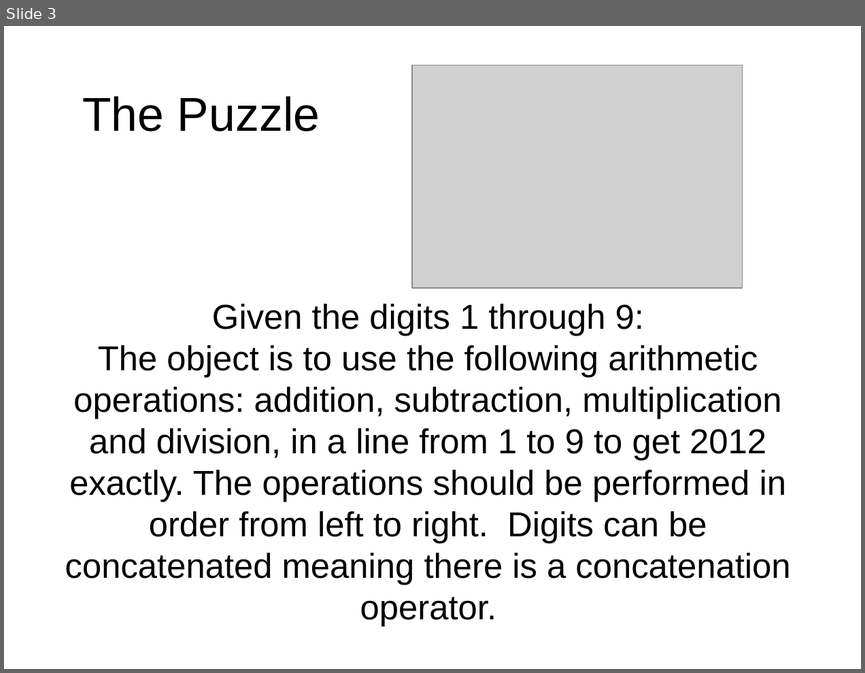
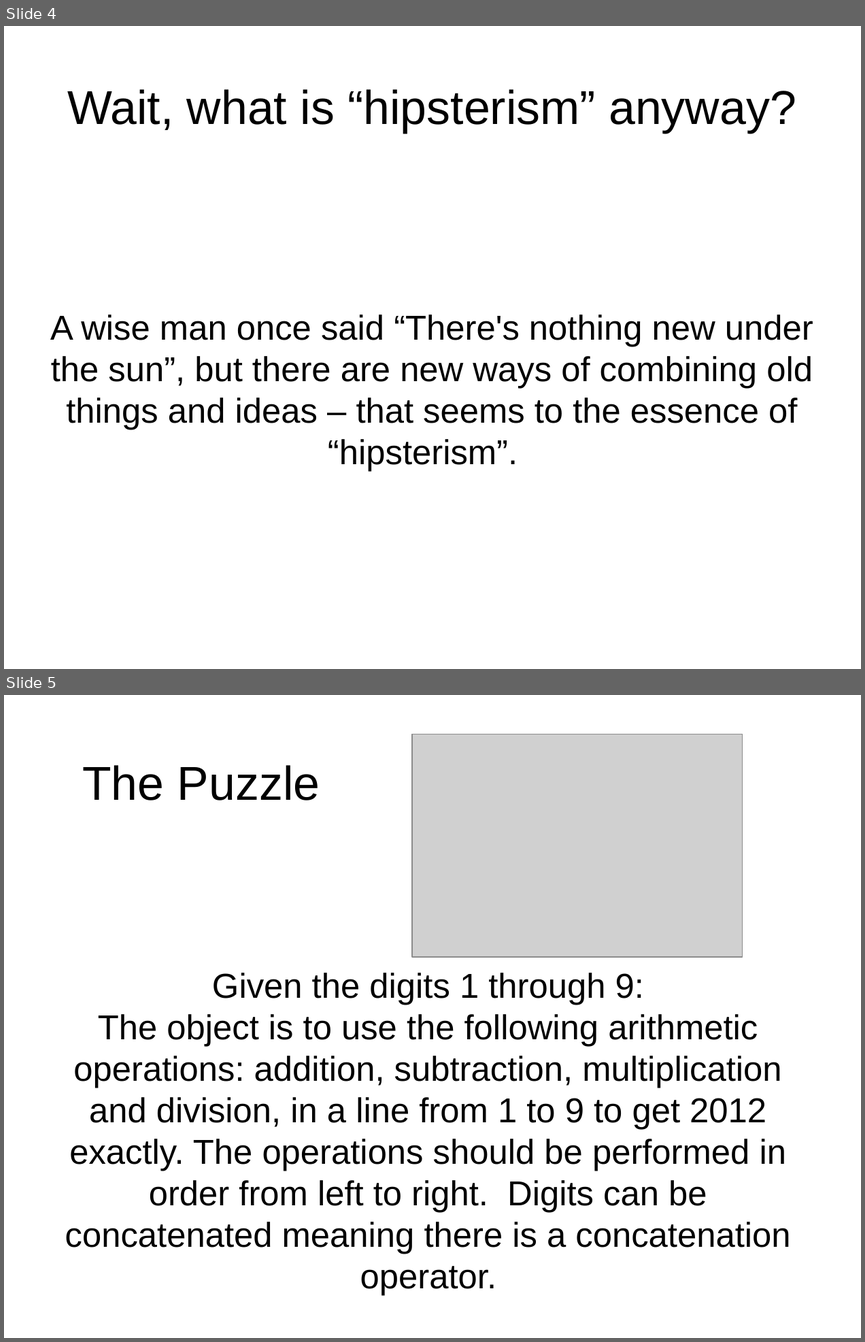
Before and after one commit to philtomson/OSBridge2012Talk, a slide deck: OSBridge2012.odp. Shown one above the other, each under a label of ours: slide 3 before the commit, slides 4 and 5 after it. The pictures are 865x673 and 865x1342 pixels, drawn with LibreOffice and Linux fonts; fonts in the diff are those of the drawing; grey boxes stand for pictures. Boxes give left, top, right and bottom in pixels: in the first picture for what was removed or moved away, otherwise in the second. Text is boxed around its words. In the diff, an @@ line names an element or a change of style, - is before the commit and + after.

```diff
--- a/OSBridge2012.odp
+++ b/OSBridge2012.odp
@@ slide 4 added at <box>4,26,861,669</box>, background #FFFFFF @@
@@ title added at <box>67,89,796,133</box>, 44 pt, text #000000 @@
+Wait, what is “hipsterism” anyway?
@@ subtitle added at <box>50,314,813,471</box>, 32 pt, text #000000 @@
+A wise man once said “There's nothing new under the sun”, but there are new ways of combining old things and ideas – that seems to the essence of “hipsterism”.
@@ what was slide 3 is now slide 5 @@
```
Also in this commit, not shown: 2 slides changed, 2 other slides added, 1 slide removed.
